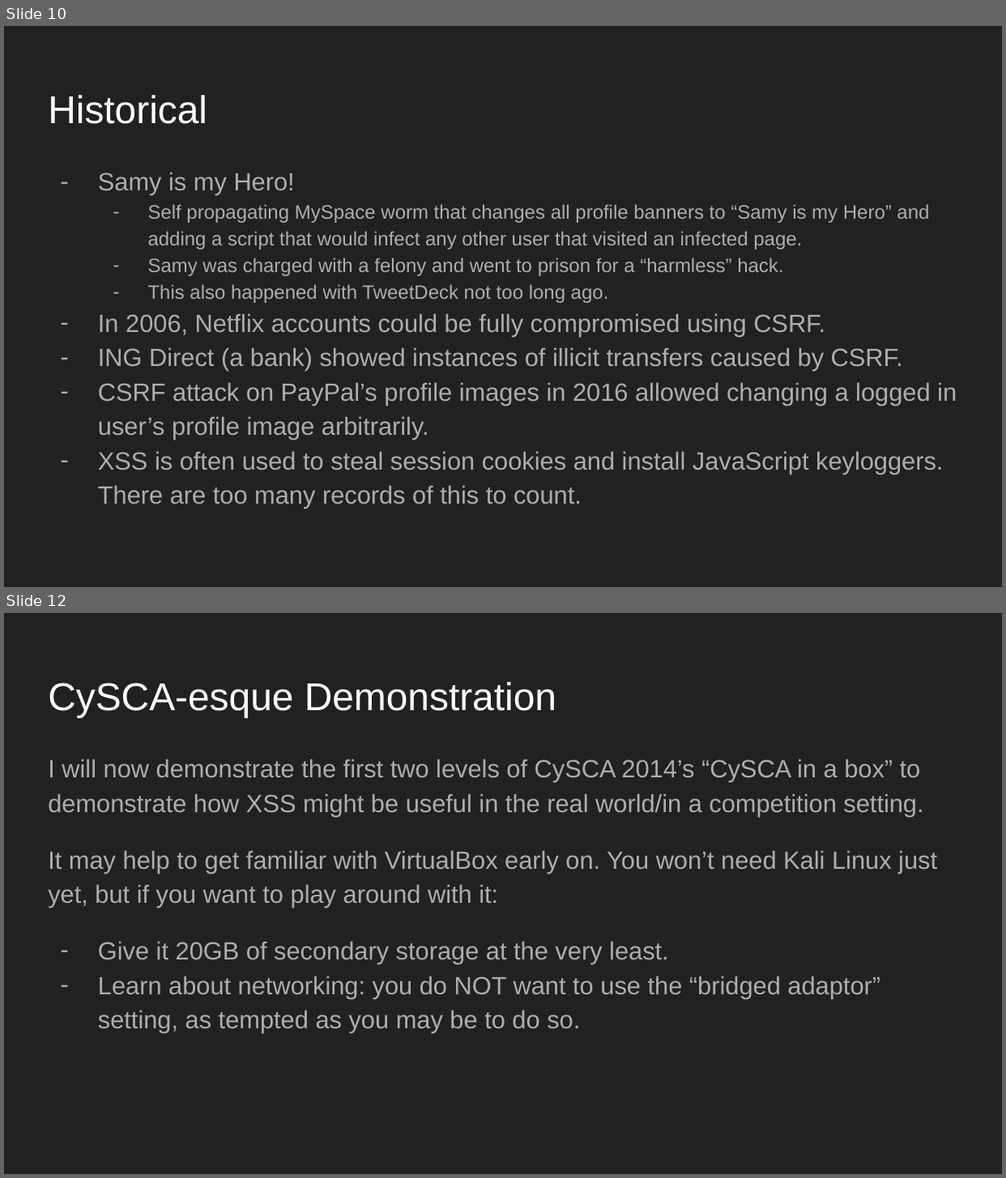
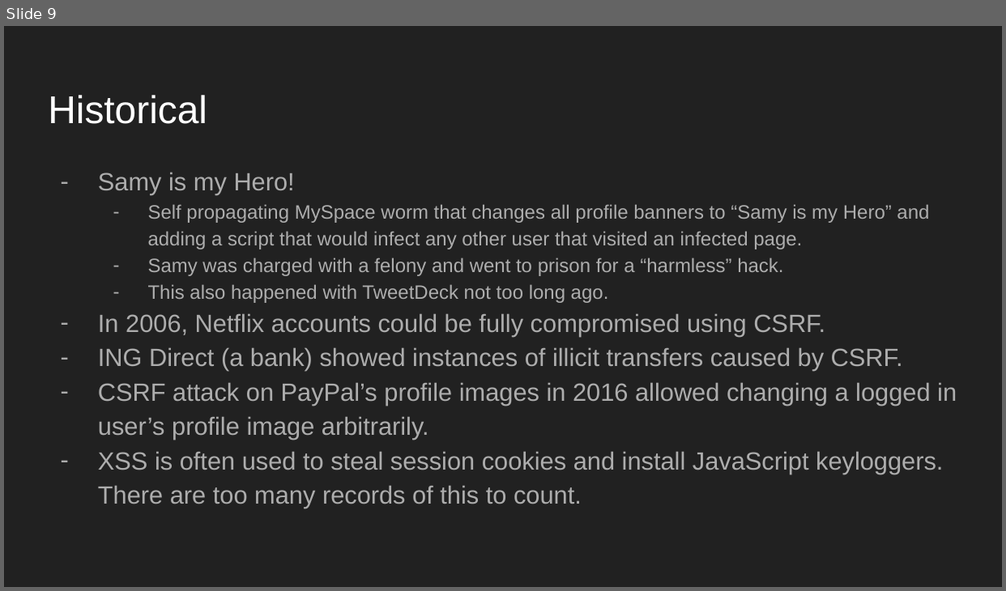
Before and after one commit to umisc/workshops, a slide deck: Workshop_4/Session 4_ XSS and CSRF.pptx. Shown one above the other, each under a label of ours: slides 10 and 12 before the commit, slide 9 after it; the slides between them are not shown. The pictures are 1006x1178 and 1006x591 pixels, drawn with LibreOffice and Linux fonts; fonts in the diff are those of the drawing. Boxes give left, top, right and bottom in pixels: in the first picture for what was removed or moved away, otherwise in the second. Text is boxed around its words. In the diff, an @@ line names an element or a change of style, - is before the commit and + after.

```diff
--- a/Workshop_4/Session 4_ XSS and CSRF.pptx
+++ b/Workshop_4/Session 4_ XSS and CSRF.pptx
@@ slide 12 removed at box(4, 613, 1002, 1174), background #212121 @@
@@ title removed at box(48, 682, 556, 717) @@
-CySCA-esque Demonstration
@@ text removed at box(48, 759, 937, 1033) @@
-I will now demonstrate the first two levels of CySCA 2014’s “CySCA in a box” to demonstrate how XSS might be useful in the real world/in a competition setting.
-It may help to get familiar with VirtualBox early on. You won’t need Kali Linux just yet, but if you want to play around with it:
-– Give it 20GB of secondary storage at the very least.
-– Learn about networking: you do NOT want to use the “bridged adaptor” setting, as tempted as you may be to do so.
@@ what was slide 10 is now slide 9 @@
```
Also in this commit, not shown: 2 slides changed, 1 slide added, 1 other slide removed.
